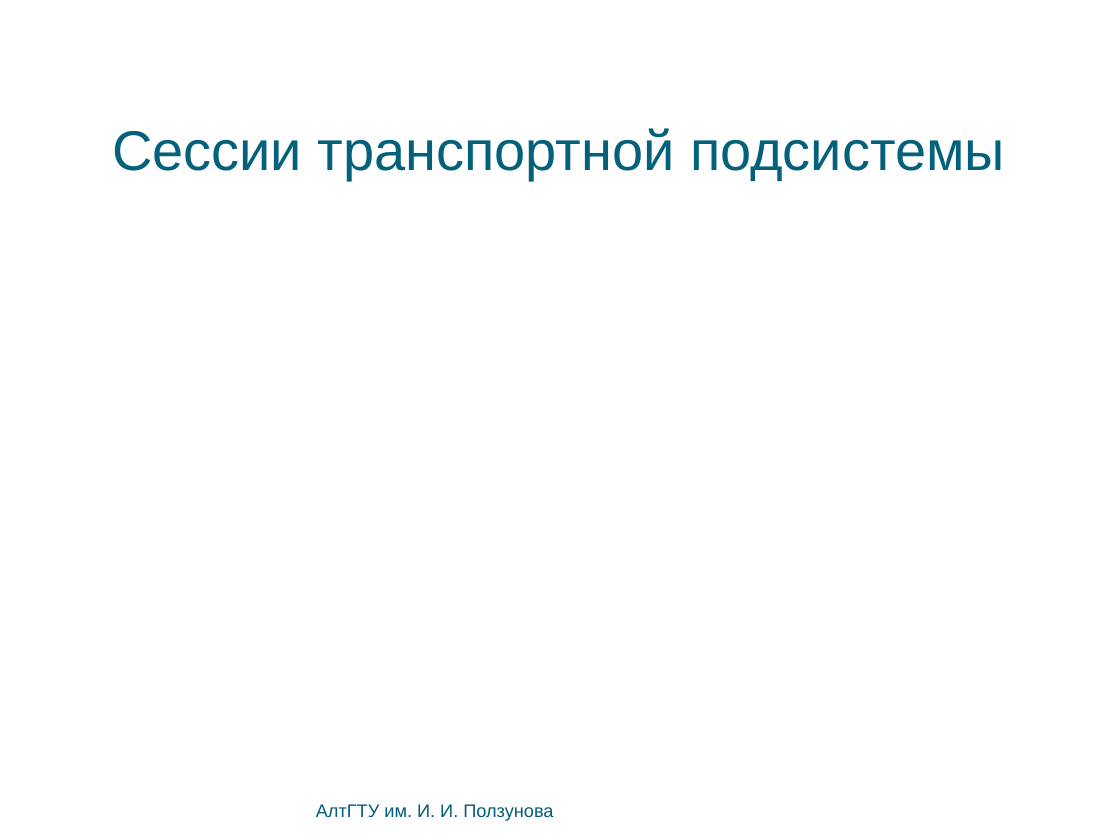
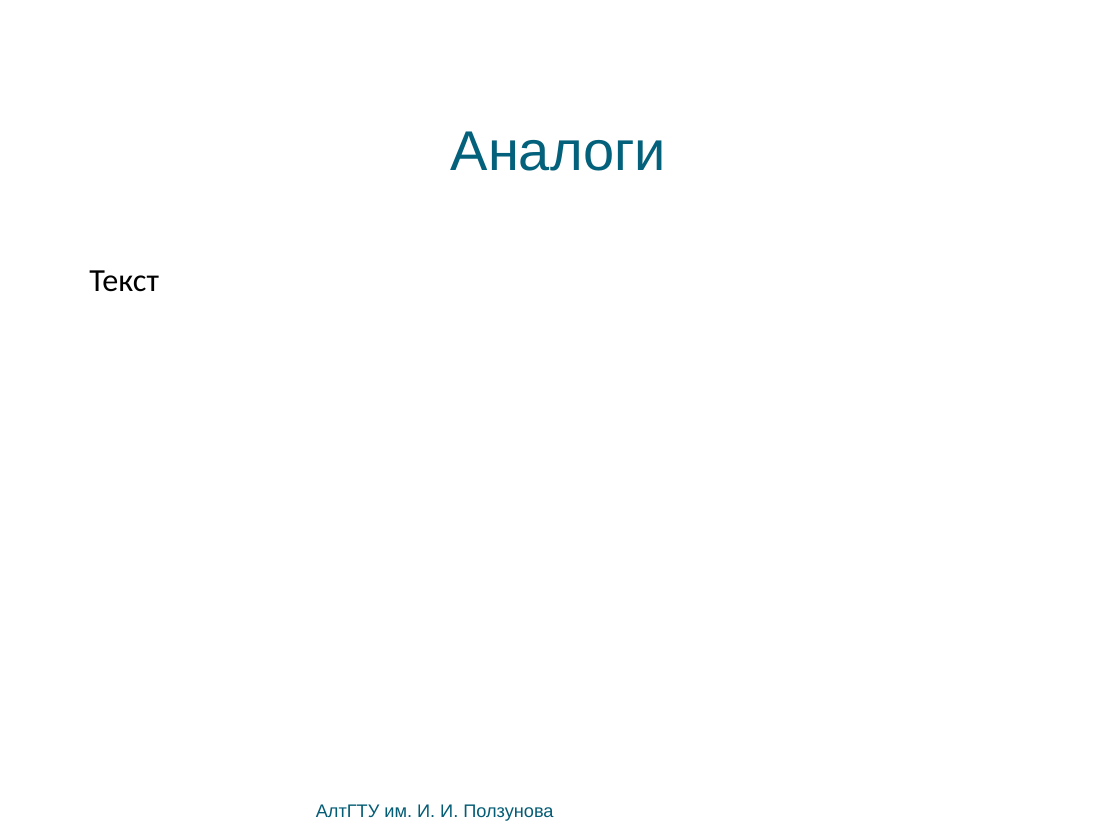
Before and after one commit to bluerain/snoopy, a slide deck: slide 3 of diploma/trunk/ppt/kostyukov.pptx (slide 19 before the commit). Drawn at 1120x840 pixels with LibreOffice and Linux fonts; fonts in the diff are those of the drawing; background and template pictures are left out. Boxes give left, top, right and bottom in pixels: in the first picture for what was removed or moved away, otherwise in the second. Text is boxed around its words. In the diff, an @@ line names an element or a change of style, - is before the commit and + after.

```diff
--- a/diploma/trunk/ppt/kostyukov.pptx
+++ b/diploma/trunk/ppt/kostyukov.pptx
@@ title at (451,131,666,171): text changed @@
-Сессии транспортной подсистемы
+Аналоги
@@ text added at (89,270,158,292), 23 pt, text #000000 @@
+Текст
```
Also in this commit, not shown: 8 other slides changed, 7 slides removed, 10 other files.
